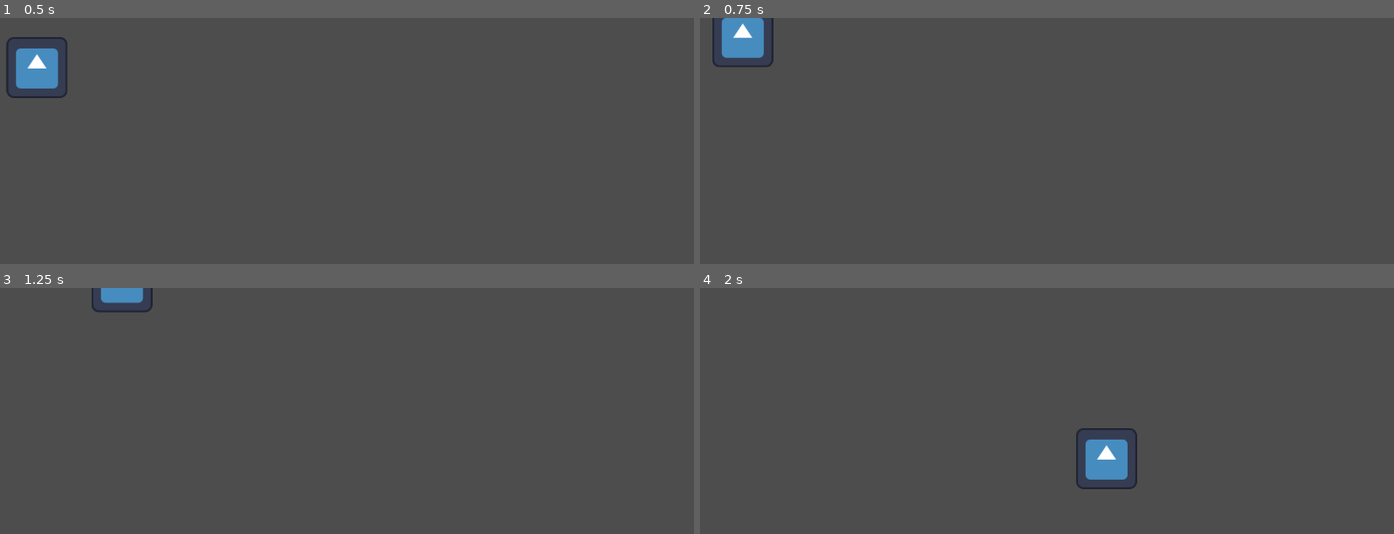
Above: before the commit, frames 1-4 (two rows, left to right).
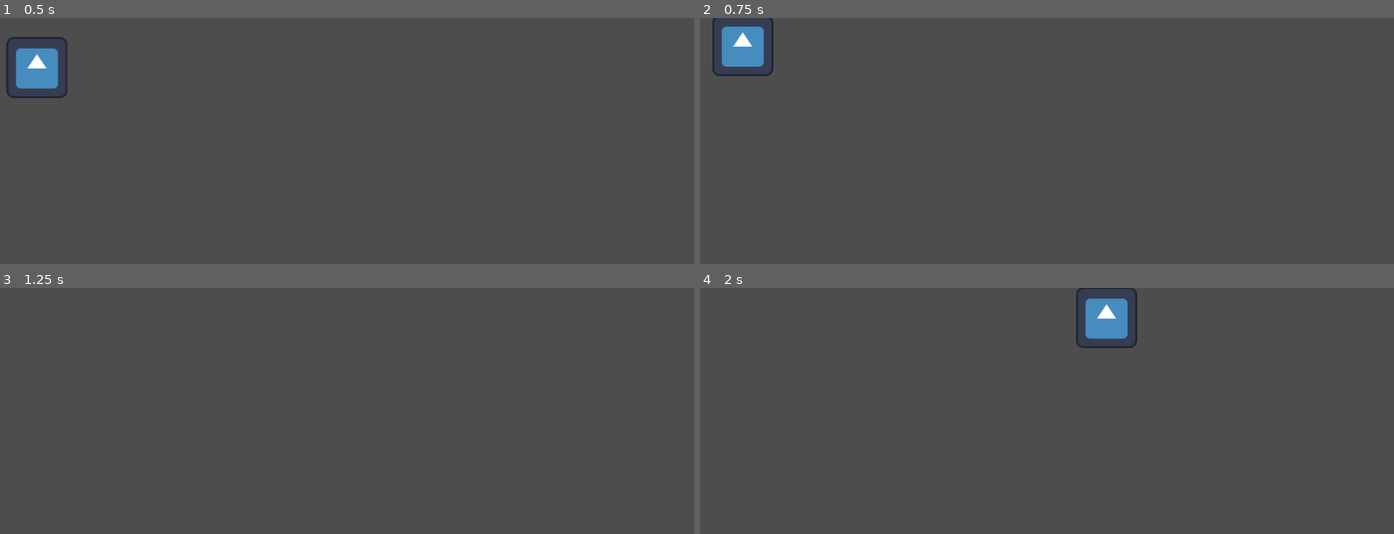
Above: after the commit, the same moments.

Repository: Mohamedyk10/inoxxtag-unclimb
Game: Godot game, scene res://main.tscn
Two runs of this game, one before a commit and one after it. Both use one fixed random seed, a clock stepped at 60 frames per second and the inputs below. The engine's default icon, where the game draws it, is replaced by a stand-in: a white triangle on a blue panel in a dark square.
Inputs:
- Up to frame 1 (0.5 s): no input
- Up to frame 2 (0.75 s): hold Right (RIGHT) from 0.53 s (still down); hold Space (JUMP) from 0.53 s (still down)
- Up to frame 3 (1.25 s): keep holding Right (RIGHT); keep holding Space (JUMP)
- Up to frame 4 (2 s): keep holding Right (RIGHT); release Space (JUMP) at 1.28 s; tap Space (JUMP) at 1.35, 1.52, 1.82 s

Frame 1 is identical in both runs. In frame 2, 0.7% of the frame differs, in the area x 1-11%, y 0-24%; in frame 3, 0.5%; in frame 4, 2.6%, in the area x 54-63%, y 0-82%.

Commit message:
Saut fonctionnel

Diff:
--- a/inoxtag-unclimb/montagne.tscn
+++ b/inoxtag-unclimb/montagne.tscn
@@ -4,4 +4,4 @@
 position = Vector2(-1, -1)
 
 [node name="CollisionPolygon2D" type="CollisionPolygon2D" parent="."]
-polygon = PackedVector2Array(-500, -500, 500, 500, 1500, 500, -1000, 1000)
+polygon = PackedVector2Array(-500, -500, 500, 500, 2000, 500, -1000, 1000)
--- a/inoxtag-unclimb/player.gd
+++ b/inoxtag-unclimb/player.gd
@@ -1,19 +1,18 @@
 extends RigidBody2D
 
 @export var impulse_strenght = 1_000
-@export var jump_impulse_strenght = 20_000
+@export var jump_impulse_strenght = 5_000
 
-var is_jumping = false
+const JUMP_MAX_NB_FRAMES = 10
+var jump_remaining_frames = JUMP_MAX_NB_FRAMES
+var can_jump = false
+
+func _ready() -> void:
+	set_max_contacts_reported(100)
+	set_contact_monitor(true)
 
 func is_on_floor():
-	set_contact_monitor(true)
-	set_max_contacts_reported(100)
-	print(is_contact_monitor_enabled())
-	print(get_max_contacts_reported())
-	print(get_contact_count())
-	print(get_colliding_bodies())
 	for body in get_colliding_bodies():
-		print(body.name)
 		if "Mountain" in body.name:
 			return true
 	return false
@@ -24,12 +23,14 @@
 	var up = Input.is_action_pressed("JUMP")
 	var left = Input.is_action_pressed("LEFT")
 	var right = Input.is_action_pressed("RIGHT")
-	if up and not is_jumping:
-		is_jumping = true
+	if is_on_floor():
+		can_jump = true
+		jump_remaining_frames = JUMP_MAX_NB_FRAMES
+	if up and can_jump and jump_remaining_frames > 0:
 		impulse[1] = -jump_impulse_strenght
+		jump_remaining_frames -= 1
 	else:
-		if is_on_floor():
-			is_jumping = false
+		can_jump = false
 	if left and not right:
 		impulse[0] = -impulse_strenght
 	if right and not left:
--- a/inoxtag-unclimb/player.tscn
+++ b/inoxtag-unclimb/player.tscn
@@ -14,3 +14,5 @@
 
 [node name="CollisionShape2D" type="CollisionShape2D" parent="."]
 shape = SubResource("RectangleShape2D_4flbx")
+
+[connection signal="body_entered" from="." to="." method="_on_body_entered"]
